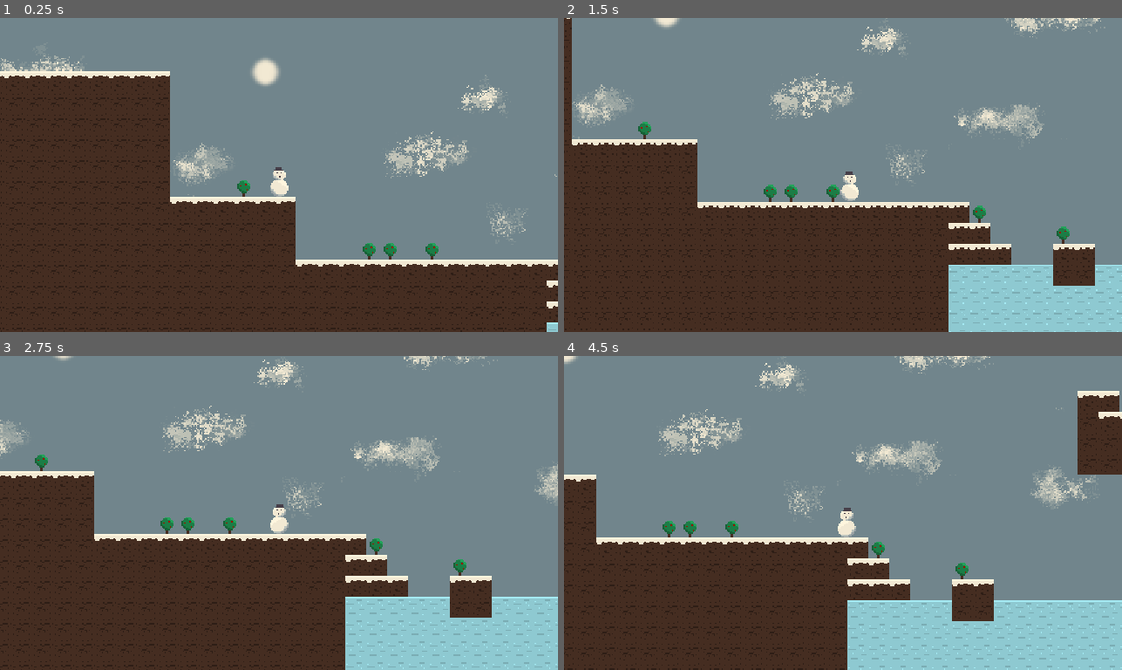
Above: before the commit, frames 1-4 (two rows, left to right).
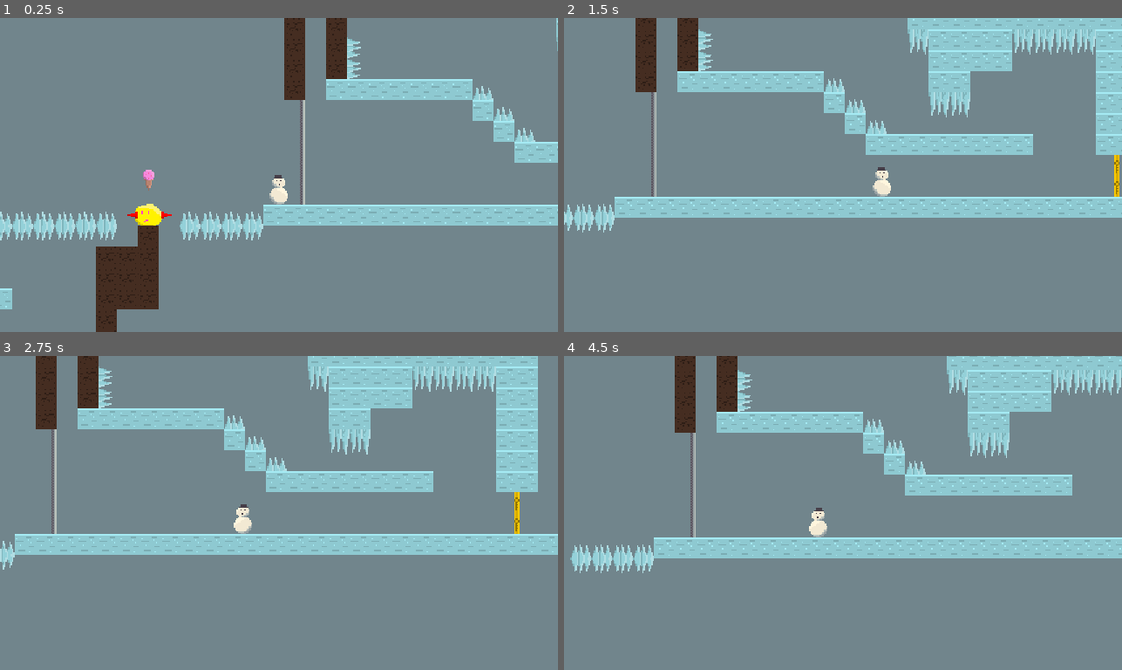
Above: after the commit, the same moments.

Repository: streebree/slickmode
Game: Godot game, scene res://scenes/areas/area.tscn
Two runs of this game, one before a commit and one after it. Both use one fixed random seed, a clock stepped at 60 frames per second and the inputs below.
Inputs (mouse positions are in pixels of both pictures, inside the frame that each line leads up to):
- Up to frame 1 (0.25 s): no input
- Up to frame 2 (1.5 s): tap Enter (ui_accept) at 0.5, 0.77 s; move the mouse to (965, 159) at 0.52 s; hold Right (ui_right) from 0.53 s (still down); tap Shift (run) at 0.6 s; click (965, 159) at 0.67 s; move the mouse to (731, 190) at 1.27 s; tap F at 1.35 s
- Up to frame 3 (2.75 s): tap Enter (ui_accept) at 1.52 s; move the mouse to (334, 443) at 2.02 s; release Right (ui_right) at 2.03 s; hold Left (ui_left) from 2.03 s (still down); tap Shift (run) at 2.1 s
- Up to frame 4 (4.5 s): move the mouse to (815, 575) at 2.77 s; release Left (ui_left) at 2.78 s; hold Right (ui_right) 2.78-4.28 s; tap F at 2.85, 4.35 s; click (815, 575) at 2.92 s; tap Enter (ui_accept) at 3.02, 3.77 s; move the mouse to (1010, 560) at 3.52 s; tap Shift (run) at 3.6 s; move the mouse to (675, 465) at 4.27 s; hold Left (ui_left) from 4.28 s (still down)

The runs differ from the first frame. In frame 1, 54% of the frame differs, in the area x 0-100%, y 0-100%; in frame 2, 62%; in frame 3, 61%; in frame 4, 55%.

Commit message:
Add right-way one way gates

Diff:
--- a/slick-game/project.godot
+++ b/slick-game/project.godot
@@ -87,6 +87,7 @@
 2d_physics/layer_8="Items"
 2d_physics/layer_9="One way down"
 2d_physics/layer_10="Open Door"
+2d_physics/layer_11="OneWayRightOnly"
 
 [physics]
 
--- a/slick-game/scenes/areas/area.tscn
+++ b/slick-game/scenes/areas/area.tscn
@@ -71,8 +71,7 @@
 0:0/1/physics_layer_2/polygon_0/one_way = true
 0:0/2 = 2
 0:0/2/transpose = true
-0:0/2/physics_layer_0/polygon_0/points = PackedVector2Array(6, -8, 8, -8, 8, 8, 6, 8)
-0:0/2/physics_layer_2/polygon_0/points = PackedVector2Array(6, -8, 8, -8, 8, 8, 6, 8)
+0:0/2/physics_layer_5/polygon_0/points = PackedVector2Array(6, -8, 8, -8, 8, 8, 6, 8)
 0:0/3 = 3
 0:0/3/flip_h = true
 0:0/3/transpose = true
@@ -89,6 +88,8 @@
 physics_layer_3/collision_mask = 32
 physics_layer_4/collision_layer = 256
 physics_layer_4/collision_mask = 256
+physics_layer_5/collision_layer = 1024
+physics_layer_5/collision_mask = 1024
 sources/0 = SubResource("TileSetAtlasSource_e38xd")
 sources/1 = SubResource("TileSetAtlasSource_qkrab")
 sources/3 = SubResource("TileSetAtlasSource_x6i5t")
@@ -98,11 +99,11 @@
 script = ExtResource("1_oo7e7")
 
 [node name="TileMapLayer" type="TileMapLayer" parent="." unique_id=977616795]
-tile_map_data = PackedByteArray("AAAAAAAAAAABAAAAAAABAAAAAAA …(22639 unchanged characters)… AAAAAAAACyAAMAAAAAAAEAAACzAAAAAAACAAAAAAA=")
+tile_map_data = PackedByteArray("AAAAAAAAAAABAAAAAAABAAAAAAA …(22639 unchanged characters)… AAAAAAAACyAAMAAAAAAAEAAACzAAAAAAACAAAAAABnAP3/BAAAAAAAAgBnAP7/BAAAAAAAAgBnAP//BAAAAAAAAgBnAAAABAAAAAAAAgBnAAEABAAAAAAAAgA=")
 tile_set = SubResource("TileSet_0ik7n")
 
 [node name="CharacterBody2D" parent="." unique_id=1919126236 instance=ExtResource("3_prnpl")]
-position = Vector2(-333, -114)
+position = Vector2(1644, 2)
 
 [node name="Parallax2D" type="Parallax2D" parent="." unique_id=2142179580]
 z_index = -5
--- a/slick-game/scenes/snowman.gd
+++ b/slick-game/scenes/snowman.gd
@@ -178,9 +178,11 @@
 			velocity.y = JUMP_VELOCITY / 3
 
 
-# Jame test
-
-
 func on_collide_with_one_way_down(body: Node2D) -> void:
 	if velocity.y < 0:
 		velocity.y = 0
+
+
+func on_enter_one_way_right_only(body: Node2D) -> void:
+	if velocity.x < 0:
+		velocity.x = -velocity.x
--- a/slick-game/scenes/snowman.tscn
+++ b/slick-game/scenes/snowman.tscn
@@ -21,7 +21,7 @@
 size = Vector2(8, 10)
 
 [sub_resource type="RectangleShape2D" id="RectangleShape2D_s1rrw"]
-size = Vector2(8, 1)
+size = Vector2(14, 1)
 
 [sub_resource type="RectangleShape2D" id="RectangleShape2D_j7fvb"]
 size = Vector2(14, 18)
@@ -40,6 +40,9 @@
 
 [sub_resource type="RectangleShape2D" id="RectangleShape2D_eg3al"]
 size = Vector2(14, 18)
+
+[sub_resource type="RectangleShape2D" id="RectangleShape2D_8t5k0"]
+size = Vector2(8, 18)
 
 [node name="CharacterBody2D" type="CharacterBody2D" unique_id=1919126236]
 collision_layer = 641
@@ -113,6 +116,14 @@
 position = Vector2(0, 6)
 shape = SubResource("RectangleShape2D_eg3al")
 
+[node name="Area2D7" type="Area2D" parent="." unique_id=1355819139]
+collision_layer = 1024
+collision_mask = 1024
+
+[node name="OneWayRightCollision" type="CollisionShape2D" parent="Area2D7" unique_id=538606877]
+position = Vector2(0, 6)
+shape = SubResource("RectangleShape2D_8t5k0")
+
 [connection signal="body_entered" from="Area2D" to="." method="_on_area_2d_body_entered"]
 [connection signal="body_exited" from="Area2D" to="." method="_on_area_2d_body_exited"]
 [connection signal="body_entered" from="Area2D2" to="." method="_on_area_2d_2_body_entered"]
@@ -120,3 +131,4 @@
 [connection signal="body_entered" from="Area2D3" to="." method="on_spike_damage_enter"]
 [connection signal="body_entered" from="Area2D4" to="." method="on_stomp_enter"]
 [connection signal="body_entered" from="Area2D5" to="." method="on_collide_with_one_way_down"]
+[connection signal="body_entered" from="Area2D7" to="." method="on_enter_one_way_right_only"]
